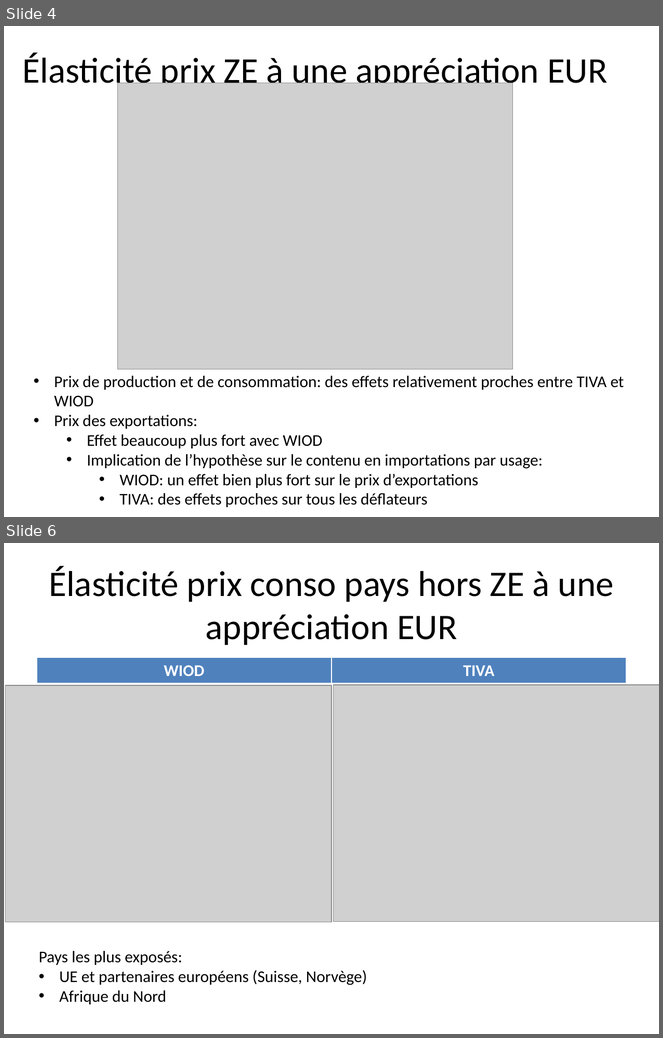
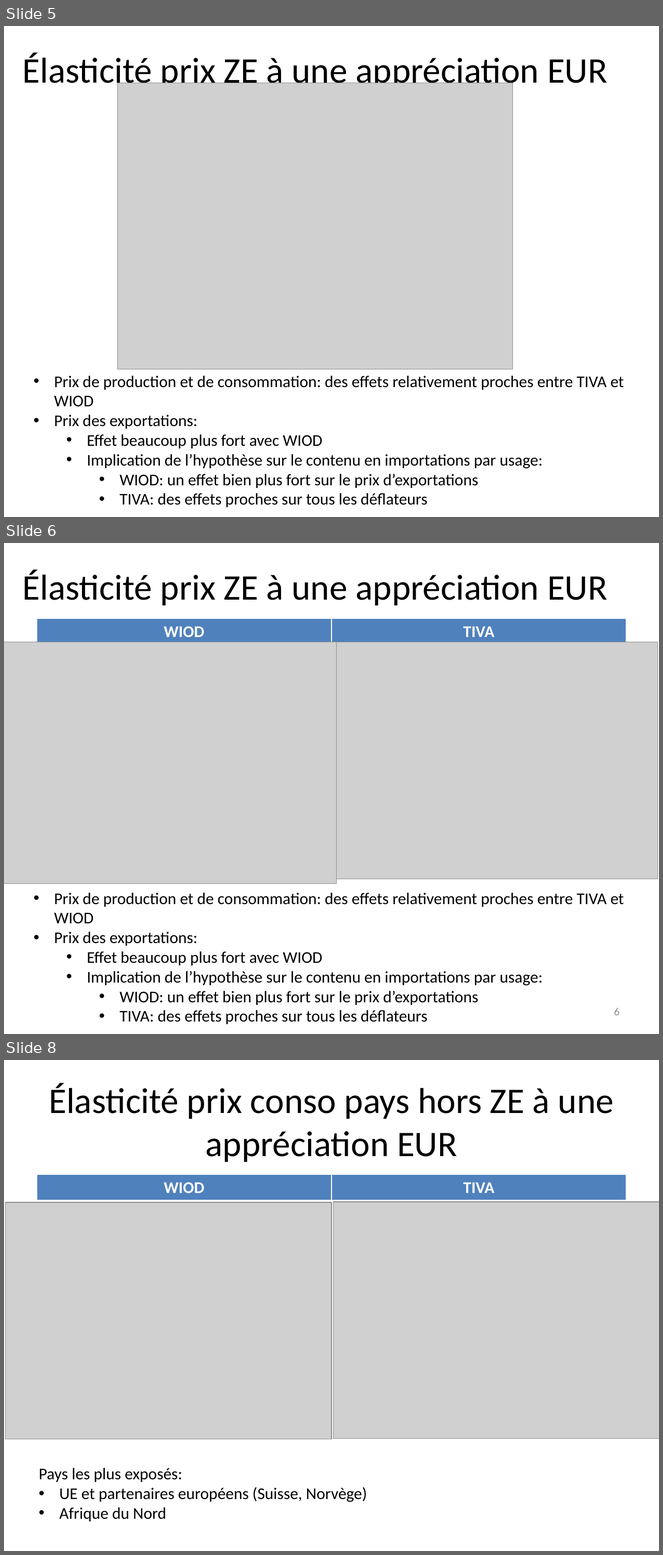
Before and after one commit to gdaudin/OFCE_CommerceVA, a slide deck: c17255-Point d’étape projet WIOD TIVA.pptx. Shown one above the other, each under a label of ours: slides 4 and 6 before the commit, slides 5, 6 and 8 after it; the slides between them are not shown. The pictures are 663x1038 and 663x1555 pixels, drawn with LibreOffice and Linux fonts; fonts in the diff are those of the drawing; grey boxes stand for pictures. Boxes give left, top, right and bottom in pixels: in the first picture for what was removed or moved away, otherwise in the second. Text is boxed around its words. In the diff, an @@ line names an element or a change of style, - is before the commit and + after.

```diff
--- a/c17255-Point d’étape projet WIOD TIVA.pptx
+++ b/c17255-Point d’étape projet WIOD TIVA.pptx
@@ slide 6 added at (4, 543, 659, 1034), background #FFFFFF @@
@@ title added at (22, 570, 608, 606), 39.6 pt, text #000000 @@
+Élasticité prix ZE à une appréciation EUR
@@ table added at (37, 618, 626, 645), 1 rows, 2 columns @@
+WIOD | TIVA
@@ picture added at (4, 642, 336, 884) @@
@@ picture added at (332, 642, 658, 878) @@
@@ text added at (54, 893, 624, 1025), 18 pt, text #000000 @@
+• Prix de production et de consommation: des effets relativement proches entre TIVA et WIOD
+• Prix des exportations:
+  • Effet beaucoup plus fort avec WIOD
+  • Implication de l’hypothèse sur le contenu en importations par usage:
+    • WIOD: un effet bien plus fort sur le prix d’exportations
+    • TIVA: des effets proches sur tous les déflateurs
@@ page number added at (614, 1008, 620, 1016), 12 pt, text #8C8C8C @@
+6
@@ what was slide 4 is now slide 5 @@
@@ what was slide 6 is now slide 8 @@
```
Also in this commit, not shown: 2 slides changed, 1 other slide added.
